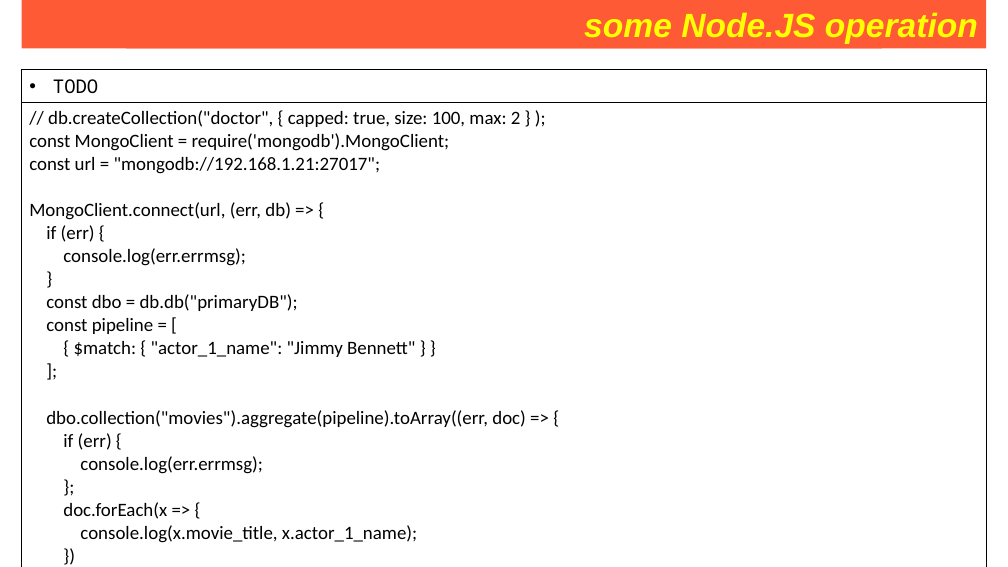
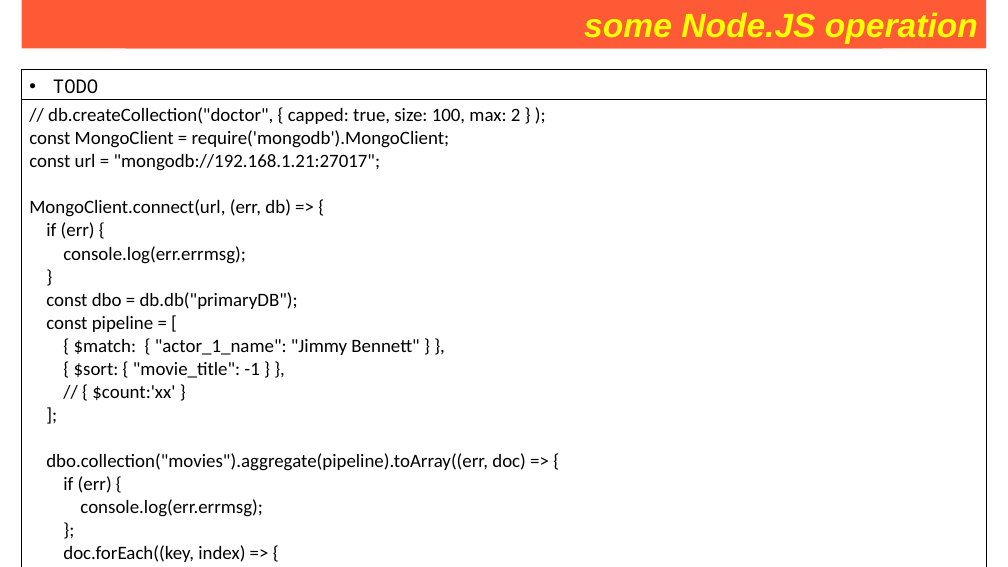
Before and after one commit to Saleel-Bagde/PPT-s, a slide deck: slide 259 of MongoDB PPT.pptx. Drawn at 1008x567 pixels with LibreOffice and Linux fonts; fonts in the diff are those of the drawing. Boxes give left, top, right and bottom in pixels: in the first picture for what was removed or moved away, otherwise in the second. Text is boxed around its words. In the diff, an @@ line names an element or a change of style, - is before the commit and + after.

```diff
--- a/MongoDB PPT.pptx
+++ b/MongoDB PPT.pptx
@@ table at box(22, 70, 987, 567) @@
@@ row 2, column 1: "// db.createCollection("doctor", { capped: true, size: 100, max: 2 } ); / const MongoClient = require('mongodb').MongoClient; / const url = "mongodb://192.168.1.21:27017"; / MongoClient.connect(url, (err, db) => { / if (err) { / console.log(err.errmsg); / } / const dbo = db.db("primaryDB"); / const pipeline = [ / { $match: { "actor_1_name": "Jimmy Bennett" } } / ]; / dbo.collection("movies").aggregate(pipeline).toArray((err, doc) => { / if (err) { / console.log(err.errmsg); / }; / doc.forEach(x => { / console.log(x.movie_title, x.actor_1_name); / }) / db.close(); / }); / });" to "// db.createCollection("doctor", { capped: true, size: 100, max: 2 } ); / const MongoClient = require('mongodb').MongoClient; / const url = "mongodb://192.168.1.21:27017"; / MongoClient.connect(url, (err, db) => { / if (err) { / console.log(err.errmsg); / } / const dbo = db.db("primaryDB"); / const pipeline = [ / { $match: { "actor_1_name": "Jimmy Bennett" } }, / { $sort: { "movie_title": -1 } }, / // { $count:'xx' } / ]; / dbo.collection("movies").aggregate(pipeline).toArray((err, doc) => { / if (err) { / console.log(err.errmsg); / }; / doc.forEach((key, index) => { / console.log(key.movie_title, index); / }) / db.close(); / }); / });" @@
```
